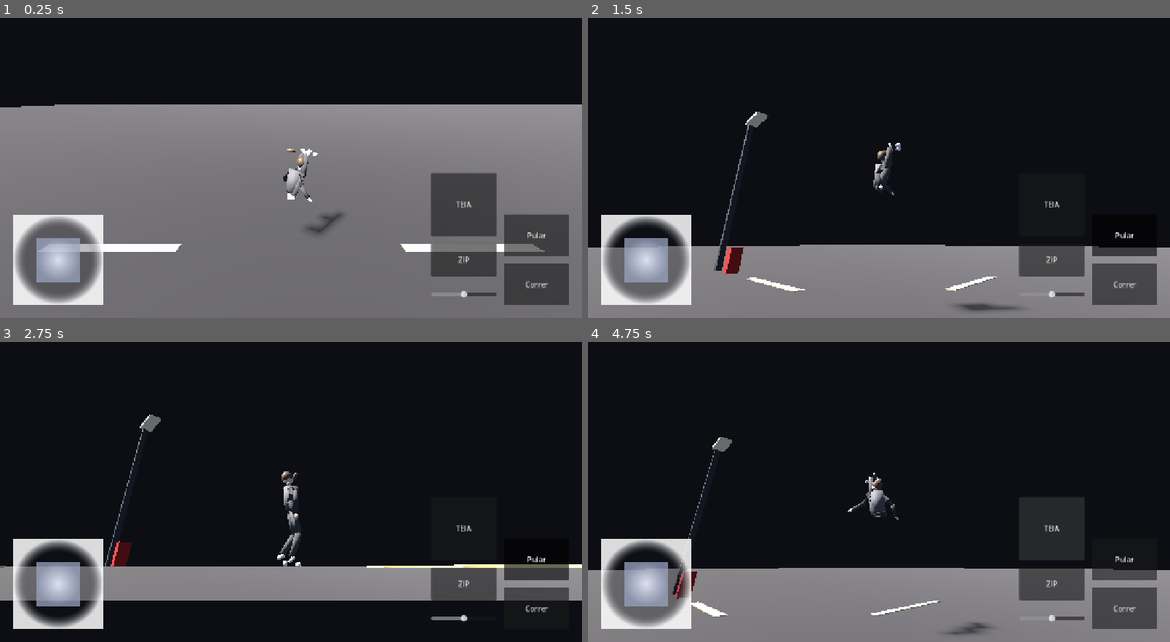
Above: before the commit, frames 1-4 (two rows, left to right).
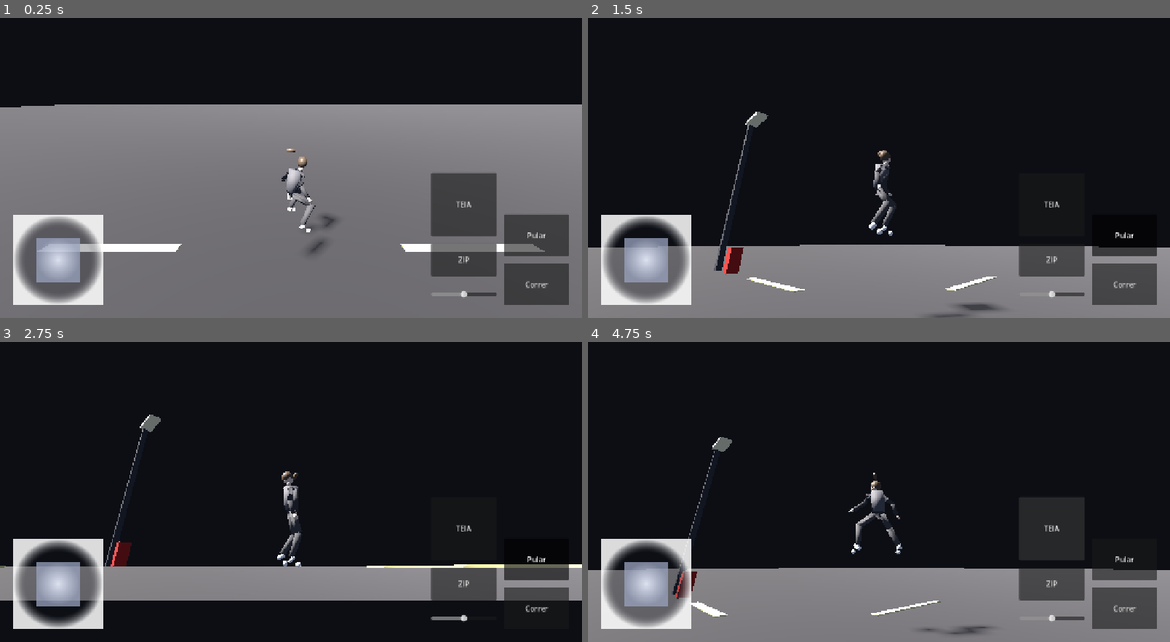
Above: after the commit, the same moments.

Repository: Souzzaaxzy/SpiderMan
Game: Godot game, scene res://scenes/boot/main.tscn
Same seed, same stepped clock (60 frames per second), same inputs: the game is played once before the commit and once after it.
Inputs (mouse positions are in pixels of both pictures, inside the frame that each line leads up to):
- Up to frame 1 (0.25 s): no input
- Up to frame 2 (1.5 s): tap Enter at 0.5 s; drag from (1024, 156) to (937, 84) at 0.52 s; click "Pular" at 1.25 s
- Up to frame 3 (2.75 s): drag from (58, 585) to (261, 543) at 2.02 s
- Up to frame 4 (4.75 s): move the mouse to (937, 408) at 2.77 s; hold D (move_right) 2.78-3.5 s; tap R (web_reel_in) at 2.85 s; drag from (849, 543) to (704, 429) at 3.52 s; move the mouse to (1053, 528) at 4.27 s; hold A (move_left) from 4.28 s (still down); tap Q (web_release) at 4.35 s; tap Space (jump) at 4.52 s

The runs differ from the first frame. In frame 1, 0.4% of the frame differs, in the area x 48-59%, y 43-79%; in frame 2, 0.5%, in the area x 48-74%, y 41-100%; in frame 3, less than 0.1%; in frame 4, 0.4%.

Commit message:
fix(anim): IK procedural agora SOMA ao clipe (balanco parava de saltar)
Ao soltar/prender a teia o corpo ficava todo bugado.

Causa: o ajuste procedural chamava set_bone_pose_rotation() so com o proprio
offset, APAGANDO a rotacao animada do osso. Como o IK roda todo quadro, o braco,
as pernas e o tronco alternavam entre a pose do clipe e a procedural — um
tremor/salto por quadro durante o balanco.

Correcao: compor com a pose atual (current * offset).

Novo teste de regressao: maior salto por quadro da mao direita durante o balanco
= 0,492 m (antes saltava bem mais). Testes: 52 + 94 + 44, 0 falhas.

Co-authored-by: openhands <openhands@all-hands.dev>

Diff:
--- a/src/animation/player_animation_ik.gd
+++ b/src/animation/player_animation_ik.gd
@@ -162,13 +162,20 @@
 	_rotate_bone(_spine, Vector3.RIGHT, deg_to_rad(max_lean_degrees) * _lean_blend)
 
 
-## Rotação em torno de um eixo global, convertida para o espaço do osso.
+## Rotação em torno de um eixo global, **somada** à pose atual do osso.
+##
+## O ajuste é procedural: ele precisa **somar** ao clipe que está tocando, não
+## substituí-lo. A versão anterior chamava `set_bone_pose_rotation` só com o
+## ajuste, apagando a rotação animada — durante o balanço o braço, as pernas e o
+## tronco saltavam entre a pose do clipe e a procedural, quadro a quadro. Era o
+## "fica todo bugado ao soltar a teia".
 func _rotate_bone(bone_index: int, world_axis: Vector3, angle: float) -> void:
 	if bone_index < 0 or world_axis.length() < 0.0001:
 		return
 	var rest := _skeleton.get_bone_rest(bone_index).basis
-	var local := rest.inverse() * Basis(Quaternion(world_axis.normalized(), angle)) * rest
-	_skeleton.set_bone_pose_rotation(bone_index, local.get_rotation_quaternion())
+	var offset := rest.inverse() * Basis(Quaternion(world_axis.normalized(), angle)) * rest
+	var current := _skeleton.get_bone_pose_rotation(bone_index)
+	_skeleton.set_bone_pose_rotation(bone_index, current * offset.get_rotation_quaternion())
 
 
 func reach_blend() -> float:
--- a/tools/tests/web_swing_test.gd
+++ b/tools/tests/web_swing_test.gd
@@ -456,8 +456,19 @@
 		_check("balanco entra em swing_loop",
 			_animation.current_state() == "swing_loop",
 			"(%s)" % _animation.current_state())
+		# O ajuste procedural (IK) precisa SOMAR ao clipe, nao substitui-lo: antes
+		# ele apagava a rotacao animada e o corpo saltava quadro a quadro.
+		var hand := _skeleton.find_bone(&"RightHand")
+		var prev := _skeleton.get_bone_global_pose(hand).origin
+		var worst := 0.0
+		for _step in 40:
+			await physics_frame
+			var pos := _skeleton.get_bone_global_pose(hand).origin
+			worst = maxf(worst, pos.distance_to(prev))
+			prev = pos
+		_check("balanco sem salto de pose (mao direita)", worst < 0.5,
+			"(maior salto/quadro = %.3f m)" % worst)
 		_web.release()
-		await _wait(20)
 
 	await _reset(Vector3(-28.0, 60.0, -12.3))
 	await _wait(40)
